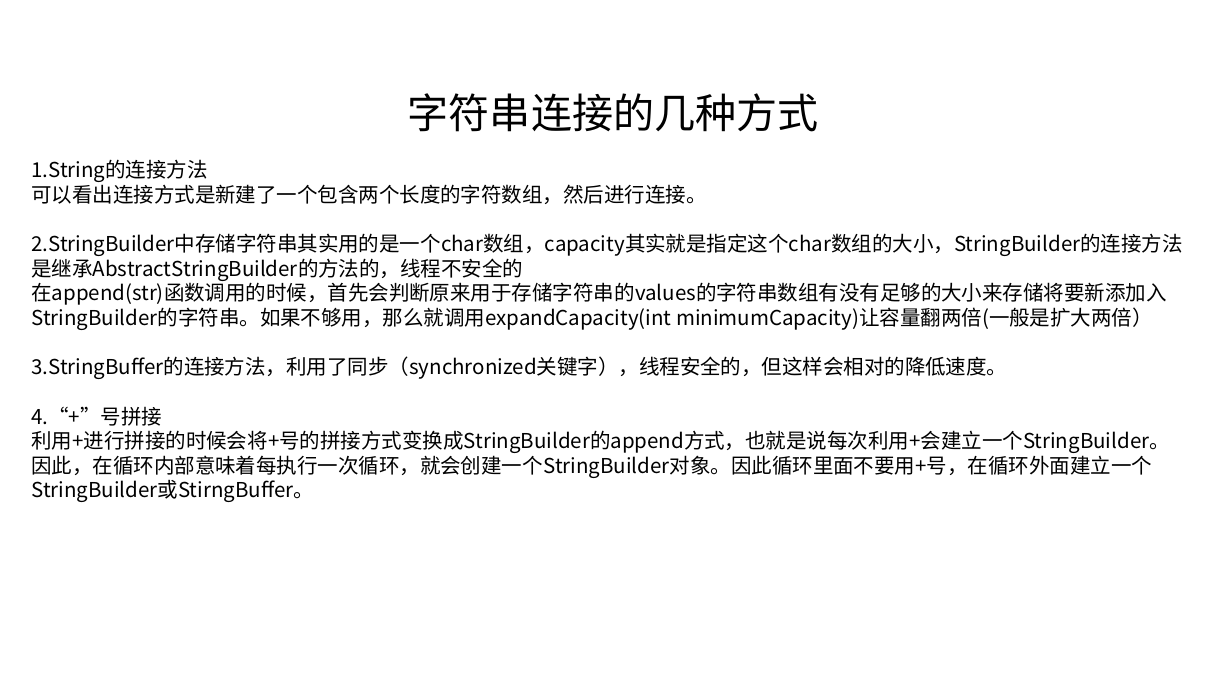
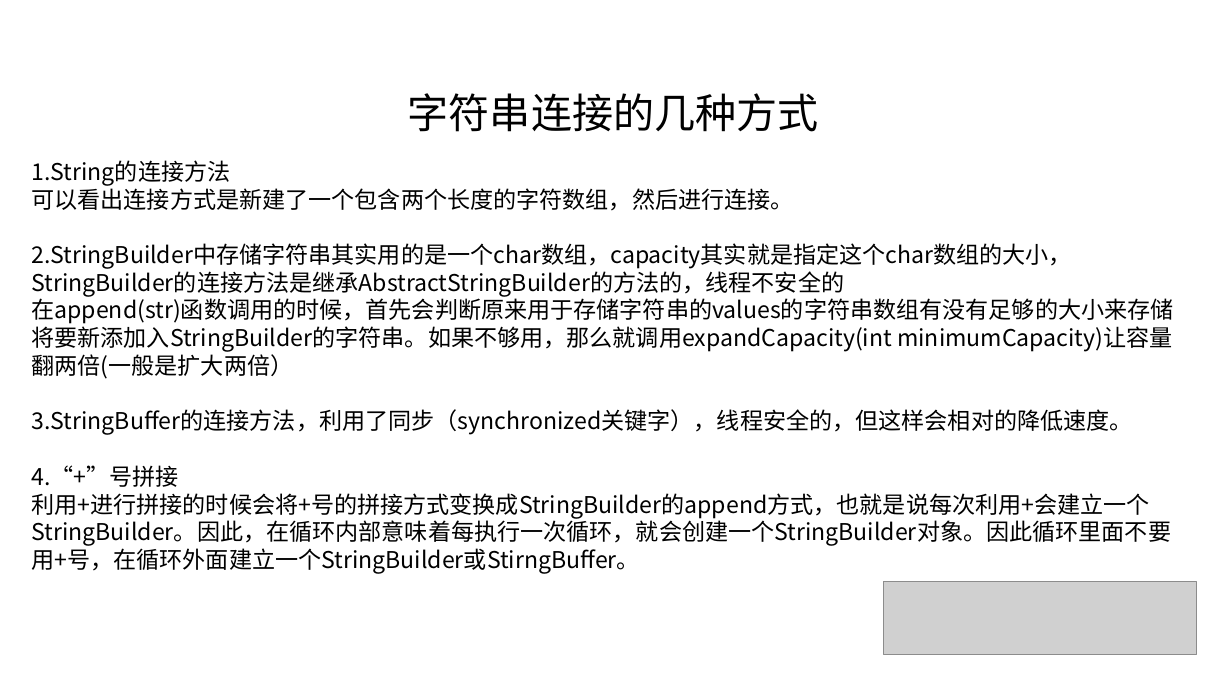
Before and after one commit to linkknown/PPT, a slide deck: slide 4 of 基础PPT/第4章：Java字符串详解.pptx (slide 3 before the commit). Drawn at 1232x693 pixels with LibreOffice and Linux fonts; fonts in the diff are those of the drawing; grey boxes stand for pictures; background and template pictures are left out. Boxes give left, top, right and bottom in pixels: in the first picture for what was removed or moved away, otherwise in the second. Text is boxed around its words. In the diff, an @@ line names an element or a change of style, - is before the commit and + after.

```diff
--- a/基础PPT/第4章：Java字符串详解.pptx
+++ b/基础PPT/第4章：Java字符串详解.pptx
@@ text "1.String的连接方法" at (x1=31, y1=160, x2=1173, y2=574): size 16 to 18 pt @@
@@ picture added at (x1=884, y1=582, x2=1197, y2=654) @@
```
Also in this commit, not shown: 1 other slide changed, 2 slides added, 1 slide removed, 2 other files.
